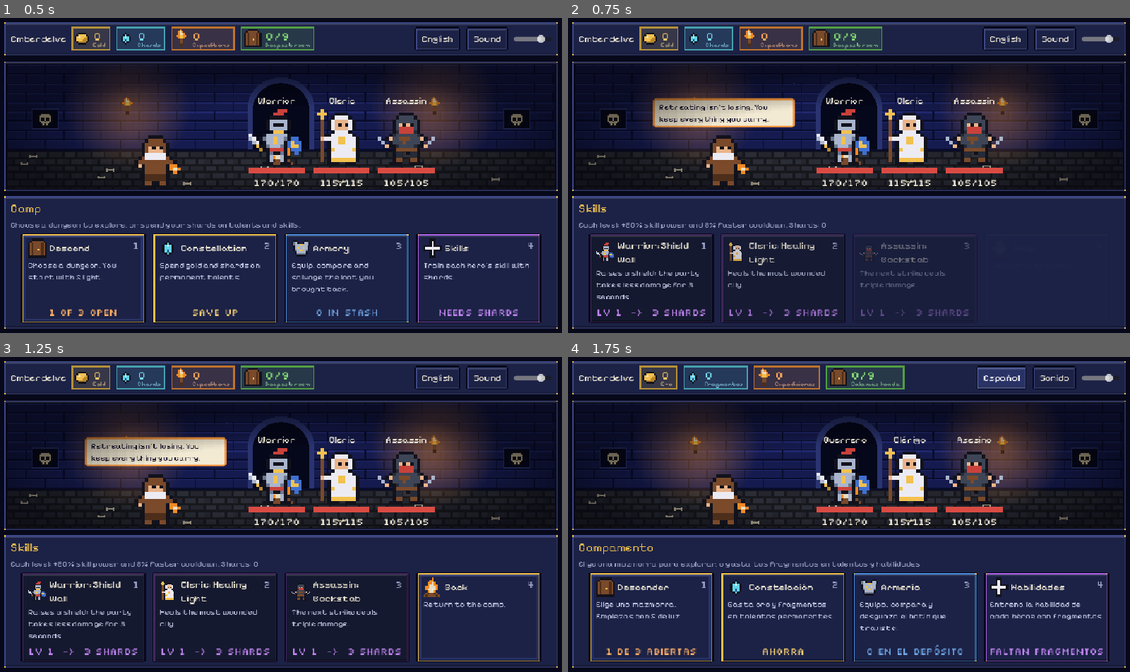
Above: before the commit, frames 1-4 (two rows, left to right).
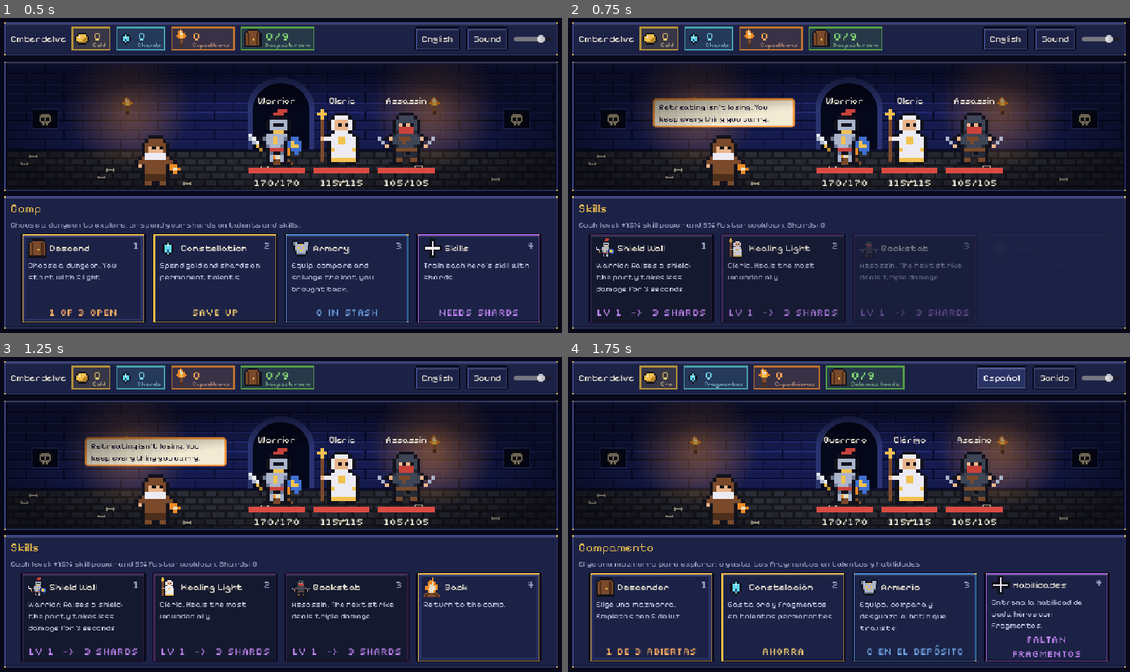
Above: after the commit, the same moments.

Repository: Morimx/emberdelve
Game: Godot game, scene res://scenes/main.tscn
Two runs of this game, one before a commit and one after it. Both use one fixed random seed, a clock stepped at 60 frames per second and the inputs below.
Inputs (mouse positions are in pixels of both pictures, inside the frame that each line leads up to):
- Up to frame 1 (0.5 s): no input
- Up to frame 2 (0.75 s): click (1045, 279) at 0.5 s
- Up to frame 3 (1.25 s): no input
- Up to frame 4 (1.75 s): click "English" at 1.25 s

Frame 1 is identical in both runs. In frame 2, 2.3% of the frame differs, in the area x 5-70%, y 65-90%; in frame 3, 2.5%, in the area x 5-71%, y 65-90%; in frame 4, 1.1%.

Commit message:
Raise difficulty and fix skill card overflow
- Steeper depth scaling, tougher bosses, weaker Might/Vitality/Bulwark and skill levels
- Entry win rate ~10% in balance_sim (was ~20-25%)
- Choice card footer wraps; skill cards show skill name as title

Diff:
--- a/data/dungeons/catacombs.tres
+++ b/data/dungeons/catacombs.tres
@@ -16,7 +16,7 @@
 enemies = Array[ExtResource("2_enemy")]([ExtResource("e1"), ExtResource("e2"), ExtResource("e3"), ExtResource("e4")])
 boss = ExtResource("b1")
 difficulty = 1.0
-boss_power = 1.2
+boss_power = 1.5
 boss_shards = 3
 unlock_after = &""
 biome = &"catacombs"
--- a/data/dungeons/flooded_crypt.tres
+++ b/data/dungeons/flooded_crypt.tres
@@ -15,8 +15,9 @@
 description = "Black water hides the drowned. Tougher foes, richer loot."
 enemies = Array[ExtResource("2_enemy")]([ExtResource("e1"), ExtResource("e2"), ExtResource("e3"), ExtResource("e4")])
 boss = ExtResource("b1")
-difficulty = 1.3
+difficulty = 1.2
 boss_shards = 5
+boss_power = 1.45
 unlock_after = &"catacombs"
 biome = &"crypt"
 wall_tint = Color(0.55, 0.85, 0.85, 1)
--- a/data/dungeons/sunken_forge.tres
+++ b/data/dungeons/sunken_forge.tres
@@ -15,8 +15,9 @@
 description = "Embers still burn below. Only the strongest return."
 enemies = Array[ExtResource("2_enemy")]([ExtResource("e1"), ExtResource("e2"), ExtResource("e3"), ExtResource("e4")])
 boss = ExtResource("b1")
-difficulty = 1.6
+difficulty = 1.45
 boss_shards = 7
+boss_power = 1.45
 unlock_after = &"flooded_crypt"
 biome = &"forge"
 wall_tint = Color(1.0, 0.65, 0.5, 1)
--- a/data/talents/bulwark.tres
+++ b/data/talents/bulwark.tres
@@ -6,7 +6,7 @@
 script = ExtResource("1_talent")
 id = &"bulwark"
 display_name = "Bulwark"
-description = "+2 defense per level."
+description = "+1 defense per level."
 icon = &"shield"
 branch = &"steel"
 pos = Vector2(0.12, 0.5)
@@ -15,6 +15,6 @@
 base_cost = 80
 cost_growth = 1.7
 stat = &"defense"
-value = 2.0
+value = 1.0
 requires = Array[StringName]([&"might"])
 key = false
--- a/data/talents/might.tres
+++ b/data/talents/might.tres
@@ -6,7 +6,7 @@
 script = ExtResource("1_talent")
 id = &"might"
 display_name = "Might"
-description = "+8% attack per level."
+description = "+6% attack per level."
 icon = &"weapon"
 branch = &"steel"
 pos = Vector2(0.12, 0.72)
@@ -15,6 +15,6 @@
 base_cost = 40
 cost_growth = 1.6
 stat = &"attack_pct"
-value = 0.08
+value = 0.06
 requires = Array[StringName]([&"ember"])
 key = false
--- a/data/talents/vitality.tres
+++ b/data/talents/vitality.tres
@@ -6,7 +6,7 @@
 script = ExtResource("1_talent")
 id = &"vitality"
 display_name = "Vitality"
-description = "+10% max health per level."
+description = "+7% max health per level."
 icon = &"armor"
 branch = &"steel"
 pos = Vector2(0.28, 0.72)
@@ -15,6 +15,6 @@
 base_cost = 40
 cost_growth = 1.6
 stat = &"max_hp_pct"
-value = 0.1
+value = 0.07
 requires = Array[StringName]([&"ember"])
 key = false
--- a/scenes/components/choice_card.tscn
+++ b/scenes/components/choice_card.tscn
@@ -65,3 +65,4 @@
 layout_mode = 2
 theme_type_variation = &"NumberLabel"
 horizontal_alignment = 1
+autowrap_mode = 3
--- a/scripts/core/expedition.gd
+++ b/scripts/core/expedition.gd
@@ -19,7 +19,7 @@
 const DOOR_WEIGHTS := {&"combat": 3.0, &"elite": 1.0, &"event": 2.0}
 const LEVELUP_CHOICES := 3
 ## Cuánto más fuertes son los enemigos por cada sala de profundidad.
-const DEPTH_SCALING := 0.22
+const DEPTH_SCALING := 0.23
 ## Bonos de progreso permanente que afectan al combate (el resto ya está en las stats).
 const COMBAT_BONUS_KEYS: PackedStringArray = ["crit_chance", "lifesteal", "speed_pct", "skill_power_pct"]
 
--- a/scripts/core/locale_es.gd
+++ b/scripts/core/locale_es.gd
@@ -54,7 +54,7 @@
 	"Defeat the boss of %s first.": "Primero derrota al jefe de %s.",
 	"Descend": "Descender",
 	"Double the gold": "Duplicar el oro",
-	"Each level: +20%% skill power and 8%% faster cooldown. Shards: %d": "Cada nivel: +20%% de poder y 8%% menos de recarga. Fragmentos: %d",
+	"Each level: +15%% skill power and 6%% faster cooldown. Shards: %d": "Cada nivel: +15%% de poder y 6%% menos de recarga. Fragmentos: %d",
 	"Elite": "Élite",
 	"Elite %s": "%s de élite",
 	"Emberdelve": "Emberdelve",
@@ -88,7 +88,7 @@
 	"Locked": "Bloqueada",
 	"Lost in the dark": "Perdidos en la oscuridad",
 	"Lv %d": "Nv %d",
-	"Lv %d  ->  %d shards": "Nv %d  ->  %d fragmentos",
+	"Lv %d  ->  %d shards": "Nv %d  ->  %d fragm.",
 	"MAX": "MÁX",
 	"Maxed": "Al máximo",
 	"Mute or unmute  [M]. Volume: - and +": "Silenciar o activar  [M]. Volumen: - y +",
@@ -247,14 +247,14 @@
 	"+1 starting light per level.": "+1 luz inicial por nivel.",
 	"+10% experience per level.": "+10% de experiencia por nivel.",
 	"+10% gold found per level.": "+10% de oro encontrado por nivel.",
-	"+10% max health per level.": "+10% de vida máxima por nivel.",
+	"+7% max health per level.": "+7% de vida máxima por nivel.",
 	"+15% skill power per level.": "+15% de poder de habilidad por nivel.",
-	"+2 defense per level.": "+2 de defensa por nivel.",
+	"+1 defense per level.": "+1 de defensa por nivel.",
 	"+4% critical chance per level.": "+4% de probabilidad de crítico por nivel.",
 	"+5% max health for the whole party.": "+5% de vida máxima para todo el grupo.",
 	"+6% attack speed per level.": "+6% de velocidad de ataque por nivel.",
 	"+6% chance per level for loot one rarity higher.": "+6% por nivel de que el botín suba una rareza.",
-	"+8% attack per level.": "+8% de ataque por nivel.",
+	"+6% attack per level.": "+6% de ataque por nivel.",
 	"Camps restore +1 extra light per level.": "Los campamentos dan +1 luz extra por nivel.",
 	"Heal for 5% of damage dealt, per level.": "Cúrate un 5% del daño que hagas, por nivel.",
 
--- a/scripts/core/unit.gd
+++ b/scripts/core/unit.gd
@@ -37,8 +37,8 @@
 	u.skill = data.skill
 	# Cada nivel de habilidad: +20% de poder y -8% de enfriamiento.
 	var lvl := int(bonus.get("skill_levels", {}).get(String(data.id), 1))
-	u.skill_cooldown = data.skill_cooldown * (1.0 - 0.08 * (lvl - 1))
-	u.skill_power = data.skill_power * (1.0 + 0.2 * (lvl - 1))
+	u.skill_cooldown = data.skill_cooldown * (1.0 - 0.06 * (lvl - 1))
+	u.skill_power = data.skill_power * (1.0 + 0.15 * (lvl - 1))
 	u.front = data.front
 	return u
 
--- a/scripts/ui/main.gd
+++ b/scripts/ui/main.gd
@@ -188,13 +188,13 @@
 
 
 func _show_skills() -> void:
-	_set_text(tr("Skills"), tr("Each level: +20%% skill power and 8%% faster cooldown. Shards: %d") % meta.shards)
+	_set_text(tr("Skills"), tr("Each level: +15%% skill power and 6%% faster cooldown. Shards: %d") % meta.shards)
 	_clear_cards()
 	for h: HeroData in GameData.HEROES:
 		var lvl := meta.skill_level(h.id)
 		var maxed := lvl >= MetaState.MAX_SKILL_LEVEL
 		var footer := tr("MAX") if maxed else tr("Lv %d  ->  %d shards") % [lvl, meta.skill_cost(h.id)]
-		var card := _add_card(SpriteBank.icon(h.id, 2), "%s: %s" % [tr(h.display_name), tr(h.skill_name)], tr(h.skill_description), footer, BOON_COLOR, _on_upgrade_skill.bind(h.id))
+		var card := _add_card(SpriteBank.icon(h.id, 2), tr(h.skill_name), "%s. %s" % [tr(h.display_name), tr(h.skill_description)], footer, BOON_COLOR, _on_upgrade_skill.bind(h.id))
 		card.disabled = not meta.can_upgrade_skill(h.id)
 	_add_card(SpriteBank.icon(&"fire"), tr("Back"), tr("Return to the camp."), "", UiSkin.EDGE, func() -> void: _show_camp(""))
 	_focus_first_card()
--- a/tests/run_tests.gd
+++ b/tests/run_tests.gd
@@ -391,7 +391,7 @@
 	var bonus := meta.hero_bonus(GameData.talents())
 	var ex := GameData.new_expedition(meta, 3)
 	var base := Unit.from_hero(GameData.HEROES[0], {})
-	_check(is_equal_approx(bonus.attack_pct, 0.16) and ex.party[0].attack > base.attack, "Might sube el ataque de los héroes")
+	_check(is_equal_approx(bonus.attack_pct, 0.12) and ex.party[0].attack > base.attack, "Might sube el ataque de los héroes")
 	_check(ex.torch == MetaState.BASE_TORCH + 1, "Torchbearer suma luz inicial")
 	_check(is_equal_approx(ex._run_bonus.gold_pct, 0.1), "Prospector llega al oro de la expedición")
 	return true
--- a/tests/ui_capture.gd
+++ b/tests/ui_capture.gd
@@ -43,6 +43,10 @@
 	main._show_dungeon_select()
 	await _frames(5)
 	_shot("1h_dungeons_es")
+	Locale.apply("es")
+	main._show_skills()
+	await _frames(20)
+	_shot("1i_skills_es")
 	main._toggle_language()
 	await _frames(5)
 
